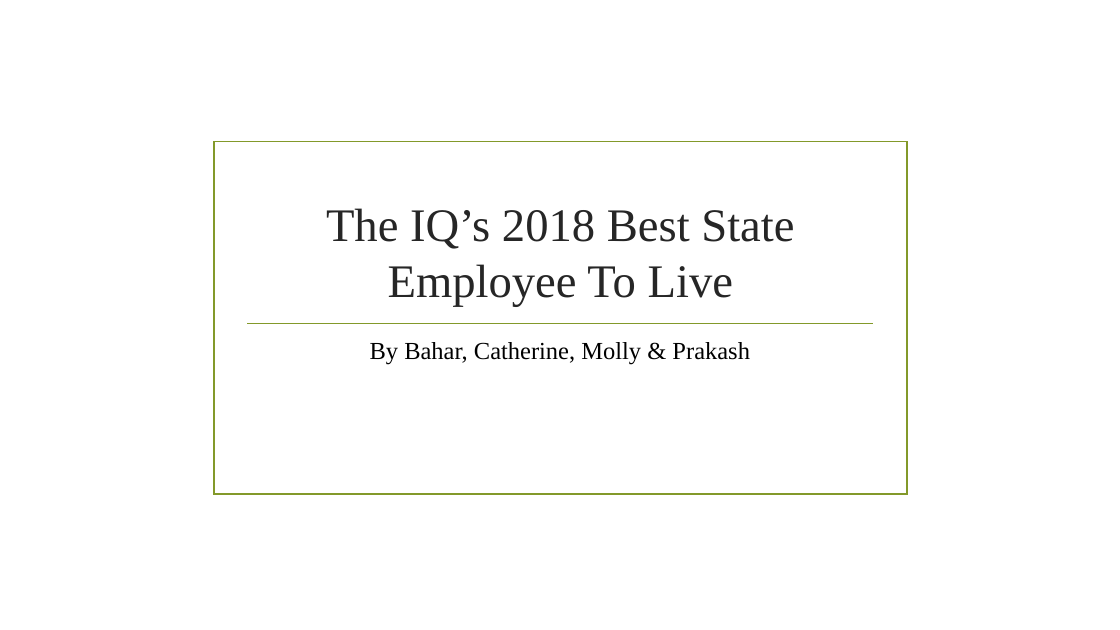
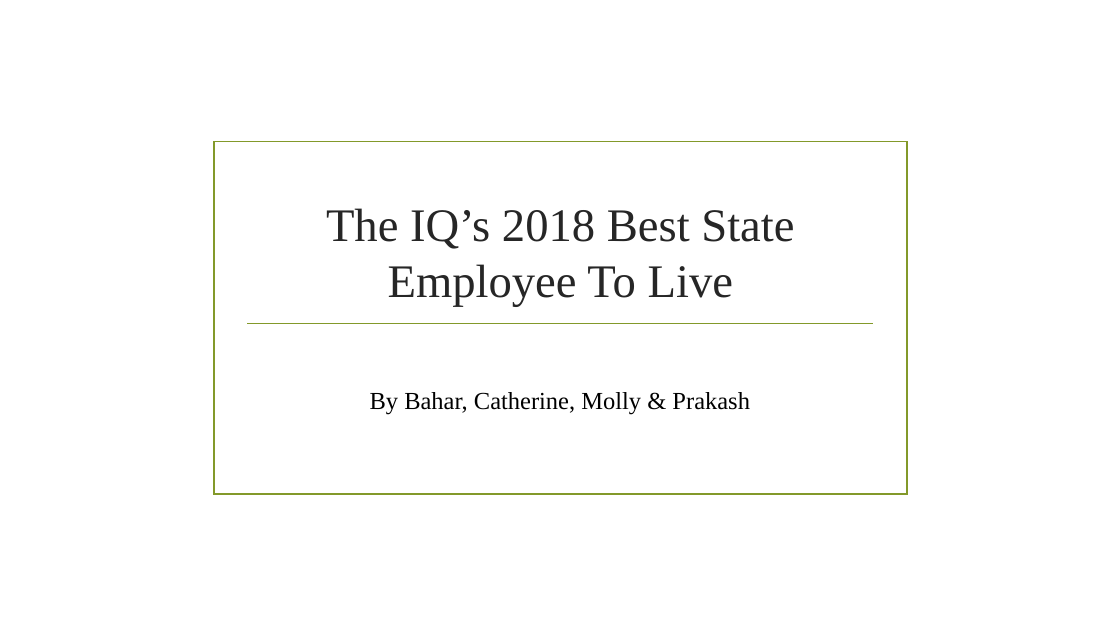
Before and after one commit to prakashbalasubramaniam/The_Incredible_Quad, a slide deck: slide 1 of Working_Presentation.pptx. Drawn at 1120x630 pixels with LibreOffice and Linux fonts; fonts in the diff are those of the drawing; background and template pictures are left out. Boxes give left, top, right and bottom in pixels: in the first picture for what was removed or moved away, otherwise in the second. Text is boxed around its words. In the diff, an @@ line names an element or a change of style, - is before the commit and + after.

```diff
--- a/Working_Presentation.pptx
+++ b/Working_Presentation.pptx
@@ subtitle "By Bahar, Catherine, Molly & ...": place and size @@
-subtitle "By Bahar, Catherine, Molly & ..." at (370, 342, 750, 365)
+subtitle "By Bahar, Catherine, Molly & ..." at (370, 392, 750, 414)
```
Also in this commit, not shown: 11 other slides changed, 2 slides added.
